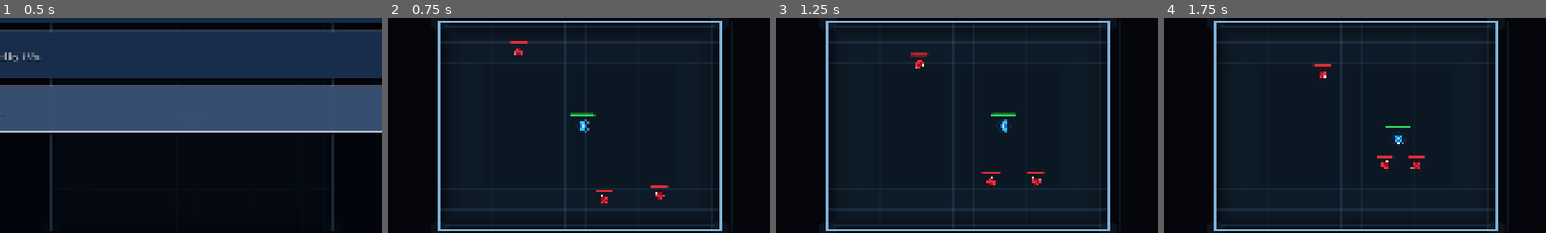
Above: before the commit, frames 1-4 (left to right).
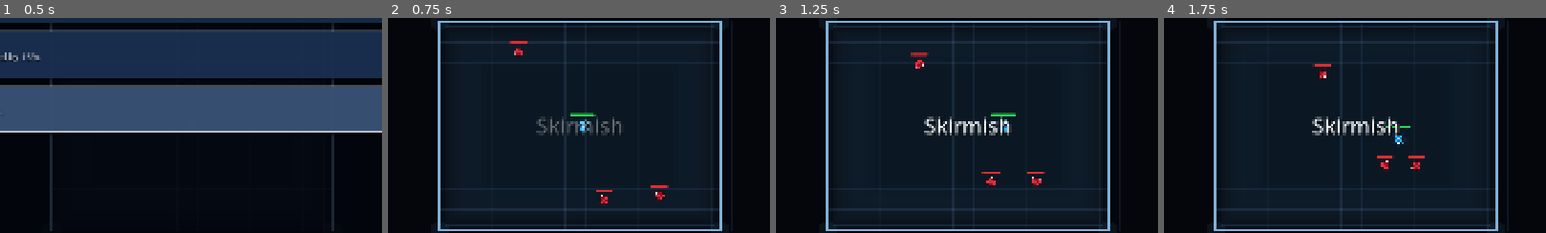
Above: after the commit, the same moments.

Repository: Excellund/AbyssalDescent
Game: Godot game, scene res://scenes/Main.tscn
Same seed, same stepped clock (60 frames per second), same inputs: the game is played once before the commit and once after it.
Inputs (mouse positions are % of the whole screen's width and height, from its top left):
- Up to frame 1 (0.5 s): no input
- Up to frame 2 (0.75 s): tap A (move_left) at 0.5 s; move the mouse to (72, 45) at 0.52 s; hold D (move_right) from 0.53 s (still down); click (72, 45) at 0.6 s
- Up to frame 3 (1.25 s): keep holding D (move_right)
- Up to frame 4 (1.75 s): move the mouse to (30, 55) at 1.27 s; release D (move_right) at 1.28 s; hold S (move_down) from 1.28 s (still down); click (30, 55) at 1.35 s
The pictures show only the part of the screen within x 25-75%, y 25-75%; the shares and areas given below are measured in that part.

Frame 1 is identical in both runs. In frame 2, 0.7% of the frame differs, in the area x 38-61%, y 45-55%; in frame 3, 1.0%, in the area x 38-62%, y 45-55%; in frame 4, 1.0%.

Commit message:
Add Iron Skin stacking and room banners

Diff:
--- a/scripts/player.gd
+++ b/scripts/player.gd
@@ -36,6 +36,8 @@
 var attack_lock_time_left: float = 0.0
 var attack_lock_direction: Vector2 = Vector2.RIGHT
 var attack_combo_counter: int = 0
+var iron_skin_armor: int = 0
+var iron_skin_stacks: int = 0
 var reward_razor_wind: bool = false
 var reward_execution_edge: bool = false
 var reward_rupture_wave: bool = false
@@ -208,8 +210,9 @@
 func take_damage(amount: int) -> void:
 	if amount <= 0:
 		return
+	var reduced := maxi(1, amount - iron_skin_armor)
 	var health_before := _get_current_health()
-	health_state.take_damage(amount)
+	health_state.take_damage(reduced)
 	if _get_current_health() < health_before:
 		player_feedback.play_damage_flash()
 		player_feedback.play_impact_sound()
@@ -221,6 +224,11 @@
 
 func is_dead() -> bool:
 	return health_state.is_dead()
+
+func get_upgrade_stack_count(id: String) -> int:
+	if id == "iron_skin":
+		return iron_skin_stacks
+	return 0
 
 func apply_upgrade(boon_id: String) -> void:
 	upgrade_system.apply_upgrade(boon_id)
--- a/scripts/power_registry.gd
+++ b/scripts/power_registry.gd
@@ -49,7 +49,7 @@
 		Power.new("long_reach", "Long Reach", "Attack range +14.", POWER_TYPE_UPGRADE, 0, {}).to_dict(),
 		Power.new("fleet_foot", "Fleet Foot", "Move speed +18.", POWER_TYPE_UPGRADE, 0, {}).to_dict(),
 		Power.new("blink_dash", "Blink Dash", "Dash cooldown reduced by 15%.", POWER_TYPE_UPGRADE, 0, {}).to_dict(),
-		Power.new("iron_skin", "Iron Skin", "Max health +20 and heal +20.", POWER_TYPE_UPGRADE, 0, {}).to_dict(),
+		Power.new("iron_skin", "Iron Skin", "-3 damage per hit.", POWER_TYPE_UPGRADE, 3, {}).to_dict(),
 	]
 
 
--- a/scripts/reward_selection_ui.gd
+++ b/scripts/reward_selection_ui.gd
@@ -16,6 +16,7 @@
 var boon_title_label: Label
 var boon_card_panels: Array[Panel] = []
 var boon_card_labels: Array[Label] = []
+var boon_card_stack_labels: Array[Label] = []
 var boon_card_rects: Array[Rect2] = []
 var boon_backdrop: ColorRect
 
@@ -49,7 +50,7 @@
 	if reward_selection_mode == "hard_reward":
 		boon_choices = _roll_hard_reward_choices(boon_choice_count, power_registry, player, rng)
 	else:
-		boon_choices = _roll_boon_choices(boon_choice_count, power_registry, rng)
+		boon_choices = _roll_boon_choices(boon_choice_count, power_registry, player, rng)
 	boon_confirm_lock_time = boon_reveal_duration + 0.08
 	boon_reveal_time = 0.0
 	boon_hovered_index = -1
@@ -115,6 +116,7 @@
 
 	boon_card_panels.clear()
 	boon_card_labels.clear()
+	boon_card_stack_labels.clear()
 	boon_card_rects.clear()
 	for i in range(boon_choice_count):
 		var panel := Panel.new()
@@ -130,8 +132,21 @@
 		option_label.add_theme_constant_override("shadow_offset_y", 2)
 		panel.add_child(option_label)
 
+		var stack_label := Label.new()
+		stack_label.position = Vector2(1230.0, 10.0)
+		stack_label.custom_minimum_size = Vector2(210.0, 28.0)
+		stack_label.horizontal_alignment = HORIZONTAL_ALIGNMENT_RIGHT
+		stack_label.add_theme_font_size_override("font_size", 21)
+		stack_label.add_theme_color_override("font_color", Color(0.98, 0.9, 0.68, 0.95))
+		stack_label.add_theme_color_override("font_shadow_color", Color(0.0, 0.0, 0.0, 0.9))
+		stack_label.add_theme_constant_override("shadow_offset_x", 2)
+		stack_label.add_theme_constant_override("shadow_offset_y", 2)
+		stack_label.visible = false
+		panel.add_child(stack_label)
+
 		boon_card_panels.append(panel)
 		boon_card_labels.append(option_label)
+		boon_card_stack_labels.append(stack_label)
 		boon_card_rects.append(Rect2(panel.position, panel.custom_minimum_size))
 
 	boon_layer.visible = false
@@ -145,28 +160,39 @@
 	for i in range(boon_card_labels.size()):
 		var panel := boon_card_panels[i]
 		var label := boon_card_labels[i]
+		var stack_label := boon_card_stack_labels[i]
 		if i >= boon_choices.size():
 			label.text = ""
+			stack_label.text = ""
+			stack_label.visible = false
 			panel.visible = false
 			continue
 		panel.visible = true
 		var boon := boon_choices[i]
-		if reward_selection_mode == "hard_reward":
-			var reward_id := String(boon.get("id", ""))
-			var stack_count := 0
-			if is_instance_valid(player) and player.has_method("get_trial_power_stack_count"):
-				stack_count = int(player.call("get_trial_power_stack_count", reward_id))
-			var stack_icons := _format_stack_icons(stack_count)
-			label.text = "%d. %s\nStacks: %s\n%s" % [i + 1, boon["name"], stack_icons, boon["desc"]]
+		var stack_limit := int(boon.get("stack_limit", 0))
+		var stack_count := _get_stack_count_for_choice(boon, player)
+		var icon_line := _format_stack_progress_icons(stack_count, stack_limit)
+		if icon_line.is_empty():
+			stack_label.text = ""
+			stack_label.visible = false
 		else:
-			label.text = "%d. %s\n%s" % [i + 1, boon["name"], boon["desc"]]
+			stack_label.text = icon_line
+			stack_label.visible = true
+		label.text = "%d. %s\n%s" % [i + 1, boon["name"], boon["desc"]]
 		label.modulate = Color(0.82, 0.86, 0.94, 0.95)
 
 	_update_boon_reveal_visuals()
 
-func _roll_boon_choices(choice_count: int, power_registry: Node, rng: RandomNumberGenerator) -> Array[Dictionary]:
+func _roll_boon_choices(choice_count: int, power_registry: Node, player: Node2D, rng: RandomNumberGenerator) -> Array[Dictionary]:
 	var pool: Array[Dictionary] = power_registry.call("get_upgrade_pool")
-	var available := pool.duplicate(true)
+	var available: Array[Dictionary] = []
+	for entry in pool:
+		var limit := int(entry.get("stack_limit", 0))
+		if limit > 0 and is_instance_valid(player) and player.has_method("get_upgrade_stack_count"):
+			var current := int(player.call("get_upgrade_stack_count", String(entry["id"])))
+			if current >= limit:
+				continue
+		available.append(entry)
 	var picks: Array[Dictionary] = []
 	for _i in range(mini(choice_count, available.size())):
 		var index := rng.randi_range(0, available.size() - 1)
@@ -176,7 +202,14 @@
 
 func _roll_hard_reward_choices(choice_count: int, power_registry: Node, player: Node2D, rng: RandomNumberGenerator) -> Array[Dictionary]:
 	var pool: Array[Dictionary] = power_registry.call("get_trial_power_pool", player)
-	var available := pool.duplicate(true)
+	var available: Array[Dictionary] = []
+	for entry in pool:
+		var limit := int(entry.get("stack_limit", 0))
+		if limit > 0 and is_instance_valid(player) and player.has_method("get_trial_power_stack_count"):
+			var current := int(player.call("get_trial_power_stack_count", String(entry["id"])))
+			if current >= limit:
+				continue
+		available.append(entry)
 	var picks: Array[Dictionary] = []
 	for _i in range(mini(choice_count, available.size())):
 		var index := rng.randi_range(0, available.size() - 1)
@@ -184,16 +217,27 @@
 		available.remove_at(index)
 	return picks
 
-func _format_stack_icons(stack_count: int) -> String:
-	var visible_slots := 5
-	var filled := mini(stack_count, visible_slots)
+func _get_stack_count_for_choice(choice: Dictionary, player: Node2D) -> int:
+	if not is_instance_valid(player):
+		return 0
+	var id := String(choice.get("id", ""))
+	if reward_selection_mode == "hard_reward":
+		if player.has_method("get_trial_power_stack_count"):
+			return int(player.call("get_trial_power_stack_count", id))
+		return 0
+	if player.has_method("get_upgrade_stack_count"):
+		return int(player.call("get_upgrade_stack_count", id))
+	return 0
+
+func _format_stack_progress_icons(stack_count: int, stack_limit: int) -> String:
+	if stack_limit <= 0:
+		return ""
+	var clamped := clampi(stack_count, 0, stack_limit)
 	var icons := ""
-	for _i in range(filled):
+	for _i in range(clamped):
 		icons += "◆"
-	for _i in range(visible_slots - filled):
+	for _i in range(stack_limit - clamped):
 		icons += "◇"
-	if stack_count > visible_slots:
-		icons += "+%d" % (stack_count - visible_slots)
 	return icons
 
 func _update_boon_hover() -> void:
@@ -249,6 +293,7 @@
 			continue
 		var panel := boon_card_panels[i]
 		var label := boon_card_labels[i]
+		var stack_label := boon_card_stack_labels[i]
 		var delay := float(i) * 0.06
 		var local_t := clampf((reveal_t - delay) / 0.6, 0.0, 1.0)
 		var eased := 1.0 - pow(1.0 - local_t, 3.0)
@@ -257,6 +302,7 @@
 		panel.modulate = Color(1.0, 1.0, 1.0, eased)
 		panel.scale = Vector2(0.94 + 0.06 * eased, 0.94 + 0.06 * eased)
 		label.modulate.a = eased
+		stack_label.modulate.a = eased
 
 	if boon_confirm_lock_time <= 0.0:
 		boon_title_label.text = "%s  (Click a card to choose)" % boon_title_text
--- a/scripts/upgrade_system.gd
+++ b/scripts/upgrade_system.gd
@@ -66,11 +66,10 @@
 		"blink_dash":
 			player_reference.set("dash_cooldown", maxf(0.12, float(player_reference.get("dash_cooldown")) * 0.85))
 		"iron_skin":
-			var health_state = player_reference.get("health_state")
-			if health_state != null:
-				health_state.max_health += 20
-				health_state.set_health(health_state.current_health + 20)
-				player_reference.set("max_health", health_state.max_health)
+			var current_armor := int(player_reference.get("iron_skin_armor"))
+			player_reference.set("iron_skin_armor", current_armor + 3)
+			var current_stacks := int(player_reference.get("iron_skin_stacks"))
+			player_reference.set("iron_skin_stacks", current_stacks + 1)
 		_:
 			return false
 	return true
@@ -173,24 +172,13 @@
 ## Get trial power description with next stack info from the current player state.
 func get_trial_power_card_description(power_id: String) -> String:
 	var id := power_id.strip_edges().to_lower()
-	if not is_instance_valid(player_reference):
-		return "Enhances this power."
 	match id:
 		"razor_wind":
-			var next_stack := int(player_reference.get("razor_wind_stacks")) + 1
-			var next_range := 1.58 + 0.14 * float(next_stack)
-			var next_damage := 0.6 + 0.12 * float(next_stack)
-			return "Next: forward wind slash at %d%% range and %d%% damage." % [int(round(next_range * 100.0)), int(round(next_damage * 100.0))]
+			return "Attacks launch a forward wind slash with increased range and damage."
 		"execution_edge":
-			var next_stack := int(player_reference.get("execution_edge_stacks")) + 1
-			var next_every := maxi(2, 4 - next_stack)
-			var next_mult := 2.2 + 0.45 * float(next_stack)
-			return "Next: execution every %d swings, %d%% execution damage." % [next_every, int(round(next_mult * 100.0))]
+			return "Periodic swings become execution strikes with heavy bonus damage."
 		"rupture_wave":
-			var next_stack := int(player_reference.get("rupture_wave_stacks")) + 1
-			var next_radius := 72.0 + 10.0 * float(next_stack)
-			var next_wave_damage := 0.34 + 0.1 * float(next_stack)
-			return "Next: rupture radius %d, wave deals %d%% of hit damage." % [int(round(next_radius)), int(round(next_wave_damage * 100.0))]
+			return "Hits detonate a rupture wave that damages nearby enemies."
 		_:
 			return "Enhances this power."
 
--- a/scripts/world_generator.gd
+++ b/scripts/world_generator.gd
@@ -55,7 +55,6 @@
 
 var player: Node2D
 var player_camera: Camera2D
-var hud_label: Label
 var rng := RandomNumberGenerator.new()
 var power_registry_instance: Node
 
@@ -78,6 +77,9 @@
 var current_room_enemy_mutator: Dictionary = {}
 
 var hud_panel: Panel
+var hud_label: Label
+var room_banner_label: Label
+var room_banner_tween: Tween
 var art_time: float = 0.0
 var music_system: Node
 var enemy_spawner: Node
@@ -386,6 +388,8 @@
 	current_room_static_camera = profile["static_camera"]
 	current_room_label = profile["label"]
 	current_room_enemy_mutator = profile.get("enemy_mutator", {})
+	var mutator_name := String(current_room_enemy_mutator.get("name", ""))
+	_show_room_banner(current_room_label, mutator_name)
 	if is_instance_valid(enemy_spawner):
 		enemy_spawner.call("configure_room", current_room_size, spawn_padding, spawn_safe_radius, current_room_enemy_mutator)
 	_apply_camera_bounds_for_room(current_room_size)
@@ -395,6 +399,7 @@
 	in_boss_room = false
 	_play_room_music(false)
 	current_room_label = "Rest Site"
+	_show_room_banner("Rest Site", "Recovering...")
 	current_room_static_camera = true
 	_advance_room_progress()
 	if is_instance_valid(player) and player.has_method("heal"):
@@ -417,6 +422,7 @@
 	current_room_size = Vector2(1260.0, 900.0)
 	current_room_static_camera = false
 	current_room_label = "Boss Chamber: The Warden"
+	_show_room_banner("Boss Chamber", "The Warden")
 	_apply_camera_bounds_for_room(current_room_size)
 	active_room_enemy_count = 1
 	var boss := CharacterBody2D.new()
@@ -512,6 +518,45 @@
 	hud_label.add_theme_constant_override("shadow_offset_y", 2)
 	hud_panel.add_child(hud_label)
 	_update_hud()
+
+	# Room entry banner — centered, fades in then out on room entry.
+	var banner_layer := CanvasLayer.new()
+	banner_layer.layer = 110
+	add_child(banner_layer)
+
+	var banner_container := Control.new()
+	banner_container.set_anchors_preset(Control.PRESET_FULL_RECT)
+	banner_container.mouse_filter = Control.MOUSE_FILTER_IGNORE
+	banner_layer.add_child(banner_container)
+
+	room_banner_label = Label.new()
+	room_banner_label.set_anchors_preset(Control.PRESET_CENTER)
+	room_banner_label.grow_horizontal = Control.GROW_DIRECTION_BOTH
+	room_banner_label.grow_vertical = Control.GROW_DIRECTION_BOTH
+	room_banner_label.custom_minimum_size = Vector2(900.0, 140.0)
+	room_banner_label.add_theme_font_size_override("font_size", 52)
+	room_banner_label.add_theme_color_override("font_color", Color(0.95, 0.98, 1.0, 1.0))
+	room_banner_label.add_theme_color_override("font_shadow_color", Color(0.0, 0.0, 0.0, 0.92))
+	room_banner_label.add_theme_constant_override("shadow_offset_x", 3)
+	room_banner_label.add_theme_constant_override("shadow_offset_y", 3)
+	room_banner_label.horizontal_alignment = HORIZONTAL_ALIGNMENT_CENTER
+	room_banner_label.vertical_alignment = VERTICAL_ALIGNMENT_CENTER
+	room_banner_label.modulate.a = 0.0
+	banner_container.add_child(room_banner_label)
+
+func _show_room_banner(title: String, subtitle: String) -> void:
+	if room_banner_label == null:
+		return
+	if is_instance_valid(room_banner_tween):
+		room_banner_tween.kill()
+
+	room_banner_label.text = title if subtitle.is_empty() else "%s\n%s" % [title, subtitle]
+	room_banner_label.modulate.a = 0.0
+
+	room_banner_tween = create_tween()
+	room_banner_tween.tween_property(room_banner_label, "modulate:a", 1.0, 0.35)
+	room_banner_tween.tween_interval(1.8)
+	room_banner_tween.tween_property(room_banner_label, "modulate:a", 0.0, 0.55)
 
 func _open_boon_selection(title: String, is_initial: bool, mode: String = "boon") -> void:
 	if is_instance_valid(reward_selection_ui):
